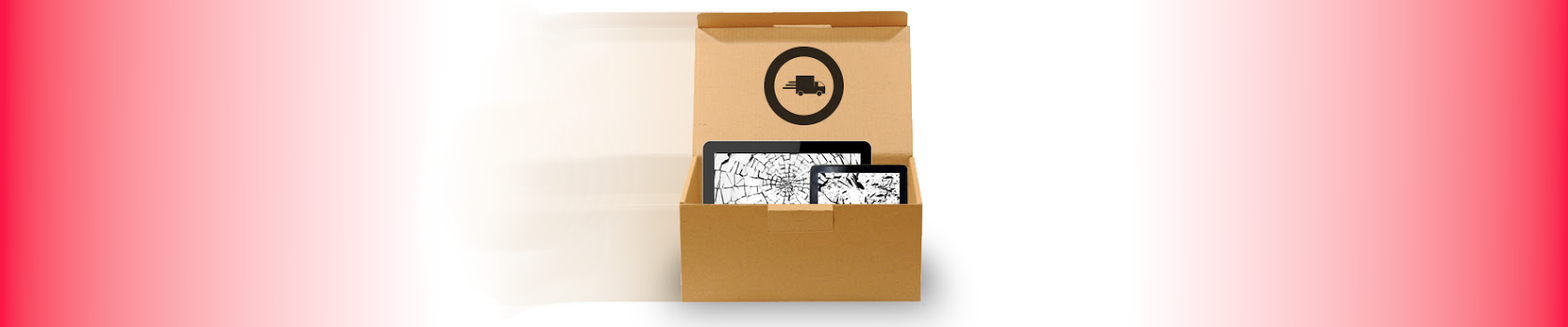
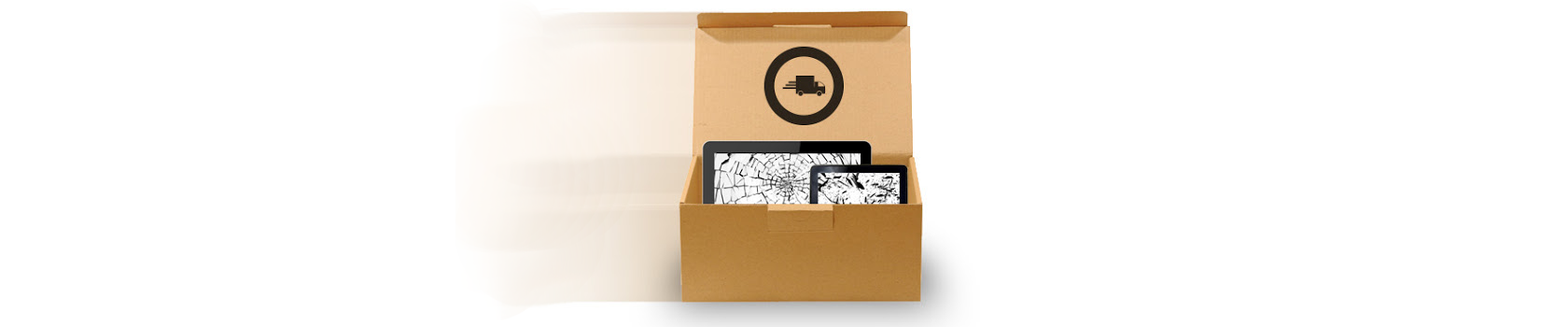
Comparing the layer stacks of the two 1568x327 images. Changes:
painted on "Layer" over [0, 0, 1568, 327]
added layer "Layer #2" above "Layer #1" over [0, 0, 1568, 327]
added layer "Layer #1" above "Background" over [1137, 0, 1568, 327]
hid "Background" over [0, 0, 1568, 327]
